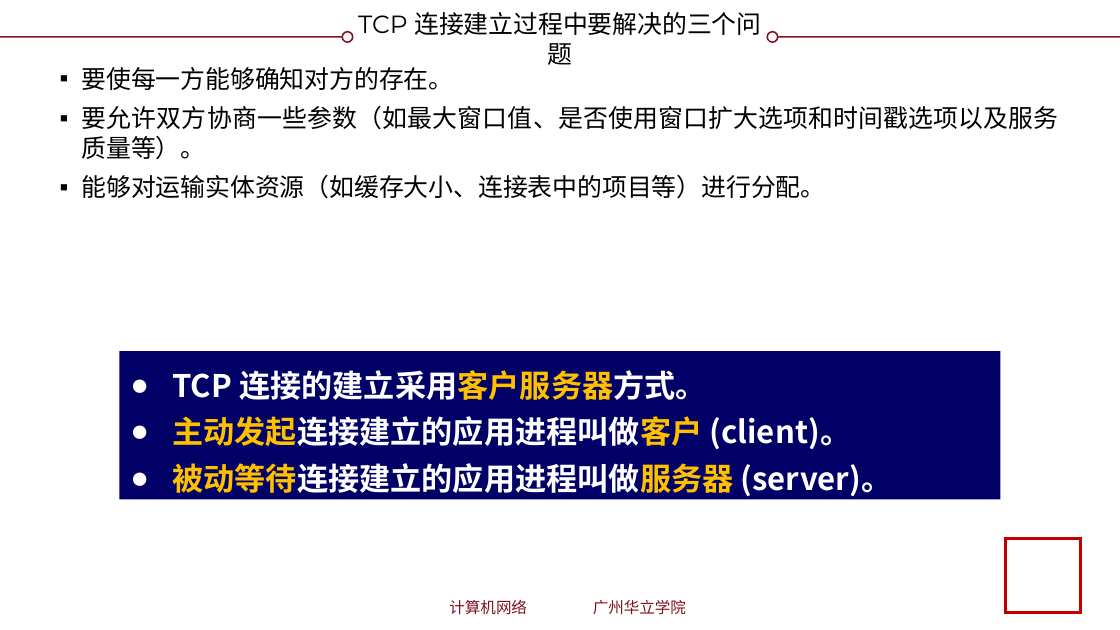
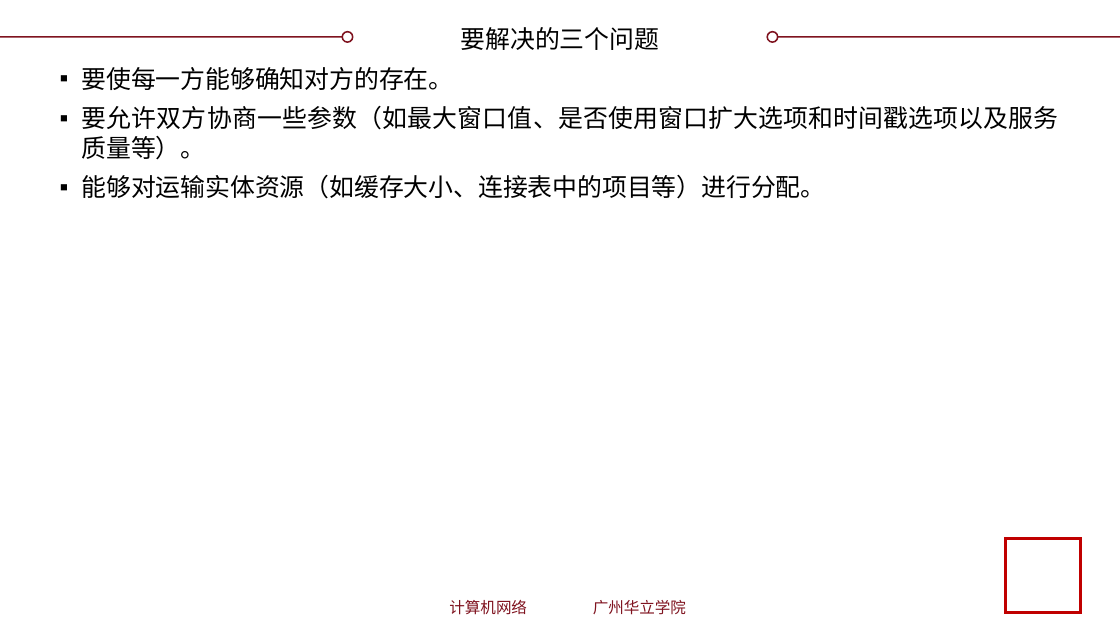
Before and after one commit to glplaman/glplaman.github.io, a slide deck: slide 196 of network/ppt/chap5.pptx. Drawn at 1120x630 pixels with LibreOffice and Linux fonts; fonts in the diff are those of the drawing; background and template pictures are left out. Boxes give left, top, right and bottom in pixels: in the first picture for what was removed or moved away, otherwise in the second. Text is boxed around its words. In the diff, an @@ line names an element or a change of style, - is before the commit and + after.

```diff
--- a/network/ppt/chap5.pptx
+++ b/network/ppt/chap5.pptx
@@ title at (461, 27, 659, 50): text changed @@
-TCP 连接建立过程中要解决的三个问题
+要解决的三个问题
@@ rectangle removed at (120, 352, 1001, 500) @@
-● TCP 连接的建立采用客户服务器方式。
-● 主动发起连接建立的应用进程叫做客户 (client)。
-● 被动等待连接建立的应用进程叫做服务器 (server)。
```
Also in this commit, not shown: 15 other slides changed, 1 slide removed, 3 other files.
